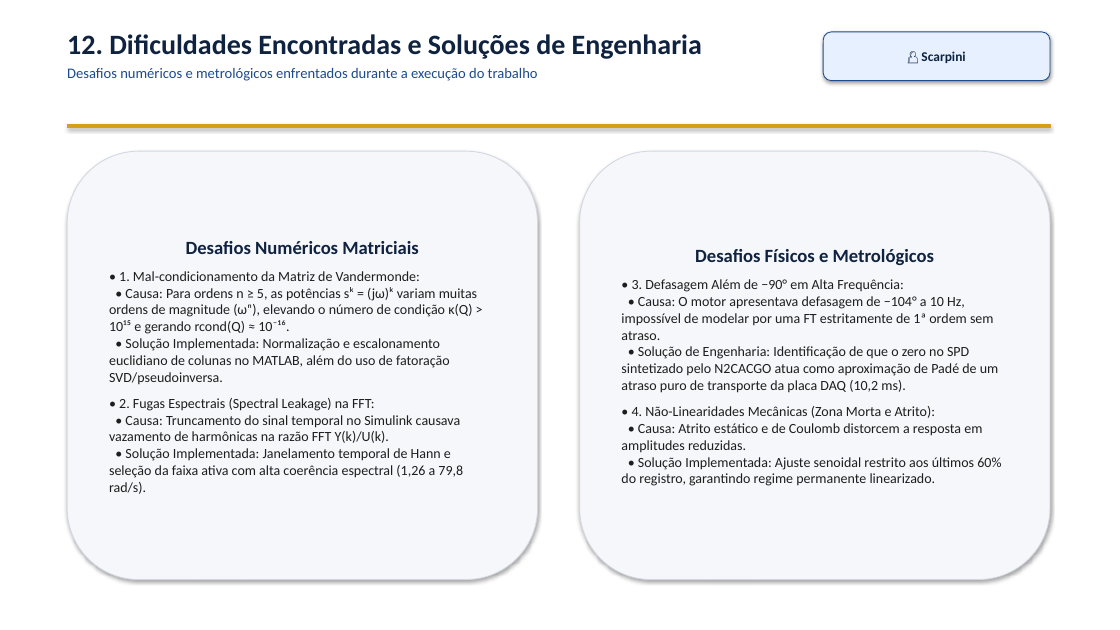
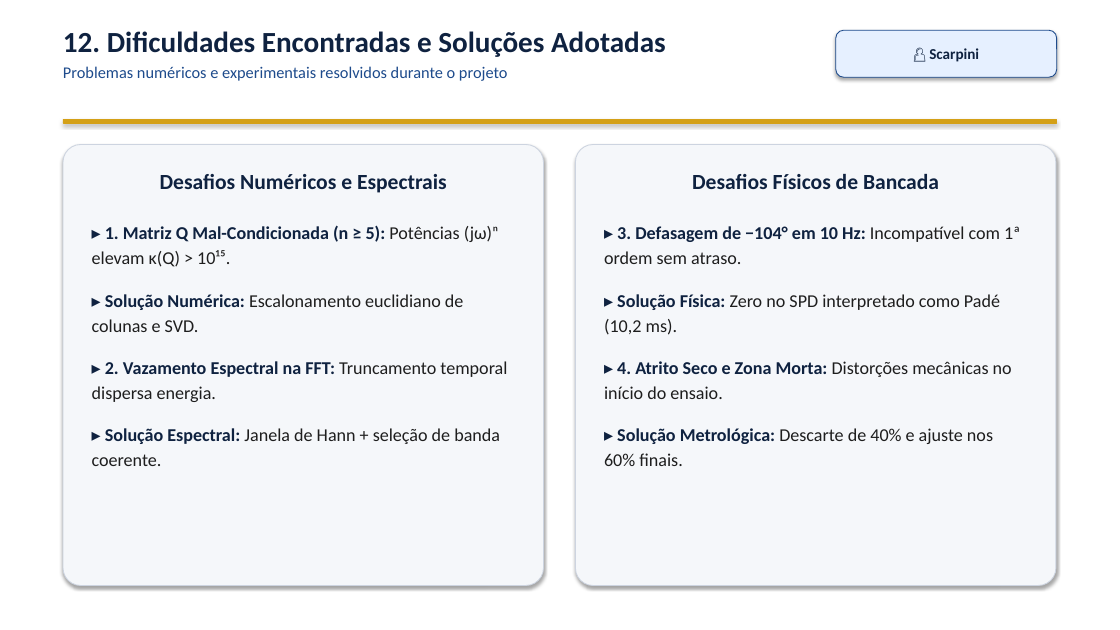
Before and after one commit to VPariz/masd-identificacao-n2cacgo, a slide deck: slide 13 of apresentacao/apresentacao_MASD_N2CACGO_IME.pptx. Drawn at 1120x630 pixels with LibreOffice and Linux fonts; fonts in the diff are those of the drawing. Boxes give left, top, right and bottom in pixels: in the first picture for what was removed or moved away, otherwise in the second. Text is boxed around its words. In the diff, an @@ line names an element or a change of style, - is before the commit and + after.

Commit message:
Improve slide readability, enlarge fonts, fix Simulink diagram, and add code validations to Pariz block

```diff
--- a/apresentacao/apresentacao_MASD_N2CACGO_IME.pptx
+++ b/apresentacao/apresentacao_MASD_N2CACGO_IME.pptx
@@ text at box(63, 31, 666, 81): text changed; size 12.5 to 14 pt @@
-12. Dificuldades Encontradas e Soluções de Engenharia
-Desafios numéricos e metrológicos enfrentados durante a execução do trabalho
+12. Dificuldades Encontradas e Soluções Adotadas
+Problemas numéricos e experimentais resolvidos durante o projeto
@@ rounded rectangle "👤 Scarpini": place and size @@
-rounded rectangle "👤 Scarpini" at box(823, 32, 1050, 81)
+rounded rectangle "👤 Scarpini" at box(836, 30, 1057, 77)
@@ rounded rectangle "👤 Scarpini" at box(836, 30, 1057, 77): size 11.5 to 13 pt @@
@@ rectangle: place and size @@
-rectangle at box(67, 124, 1050, 128)
+rectangle at box(63, 119, 1057, 123)
@@ rounded rectangle "Desafios Numéricos e Espectrais" at box(63, 145, 544, 586): vertical alignment middle to top; outline #D2D7E1 0.75 pt to #CDD4E0 0.75 pt; proportions changed @@
@@ rounded rectangle "Desafios Numéricos e Espectrais": place and size @@
-rounded rectangle "Desafios Numéricos e Espectrais" at box(67, 151, 538, 580)
+rounded rectangle "Desafios Numéricos e Espectrais" at box(63, 145, 544, 586)
@@ rounded rectangle "Desafios Físicos de Bancada": place and size @@
-rounded rectangle "Desafios Físicos de Bancada" at box(580, 151, 1050, 580)
+rounded rectangle "Desafios Físicos de Bancada" at box(576, 145, 1056, 586)
@@ rounded rectangle "Desafios Físicos de Bancada" at box(576, 145, 1056, 586): vertical alignment middle to top; outline #D2D7E1 0.75 pt to #CDD4E0 0.75 pt; proportions changed @@
@@ text in rounded rectangle at box(92, 174, 507, 466): text changed; size 12 to 15.5 pt @@
-Desafios Numéricos Matriciais
-• 1. Mal-condicionamento da Matriz de Vandermonde:
-• Causa: Para ordens n ≥ 5, as potências sᵏ = (jω)ᵏ variam muitas ordens de magnitude (ωⁿ), elevando o número de condição κ(Q) > 10¹⁵ e gerando rcond(Q) ≈ 10⁻¹⁶.
-• Solução Implementada: Normalização e escalonamento euclidiano de colunas no MATLAB, além do uso de fatoração SVD/pseudoinversa.
-• 2. Fugas Espectrais (Spectral Leakage) na FFT:
-• Causa: Truncamento do sinal temporal no Simulink causava vazamento de harmônicas na razão FFT Y(k)/U(k).
-• Solução Implementada: Janelamento temporal de Hann e seleção da faixa ativa com alta coerência espectral (1,26 a 79,8 rad/s).
+Desafios Numéricos e Espectrais
+▸ 1. Matriz Q Mal-Condicionada (n ≥ 5): Potências (jω)ⁿ elevam κ(Q) > 10¹⁵.
+▸ Solução Numérica: Escalonamento euclidiano de colunas e SVD.
+▸ 2. Vazamento Espectral na FFT: Truncamento temporal dispersa energia.
+▸ Solução Espectral: Janela de Hann + seleção de banda coerente.
@@ text in rounded rectangle at box(604, 174, 1020, 466): text changed; size 12 to 15.5 pt @@
-Desafios Físicos e Metrológicos
-• 3. Defasagem Além de −90° em Alta Frequência:
-• Causa: O motor apresentava defasagem de −104° a 10 Hz, impossível de modelar por uma FT estritamente de 1ª ordem sem atraso.
-• Solução de Engenharia: Identificação de que o zero no SPD sintetizado pelo N2CACGO atua como aproximação de Padé de um atraso puro de transporte da placa DAQ (10,2 ms).
-• 4. Não-Linearidades Mecânicas (Zona Morta e Atrito):
-• Causa: Atrito estático e de Coulomb distorcem a resposta em amplitudes reduzidas.
-• Solução Implementada: Ajuste senoidal restrito aos últimos 60% do registro, garantindo regime permanente linearizado.
+Desafios Físicos de Bancada
+▸ 3. Defasagem de −104° em 10 Hz: Incompatível com 1ª ordem sem atraso.
+▸ Solução Física: Zero no SPD interpretado como Padé (10,2 ms).
+▸ 4. Atrito Seco e Zona Morta: Distorções mecânicas no início do ensaio.
+▸ Solução Metrológica: Descarte de 40% e ajuste nos 60% finais.
```
Also in this commit, not shown: 9 other slides changed, 4 slides added, 4 slides removed, 9 other files.
